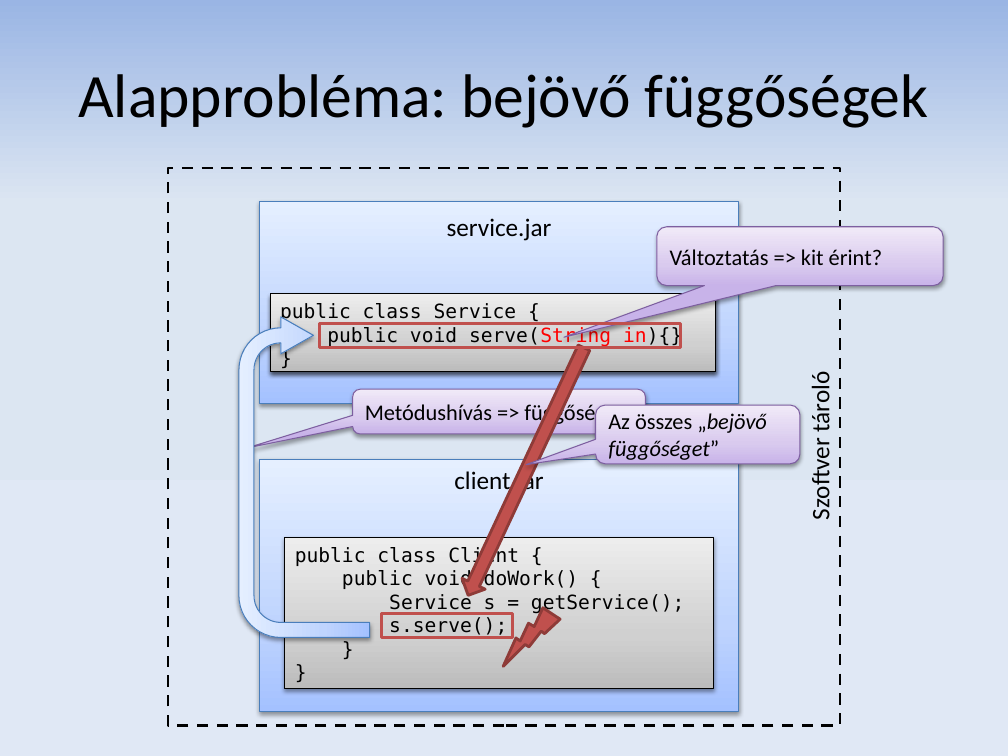
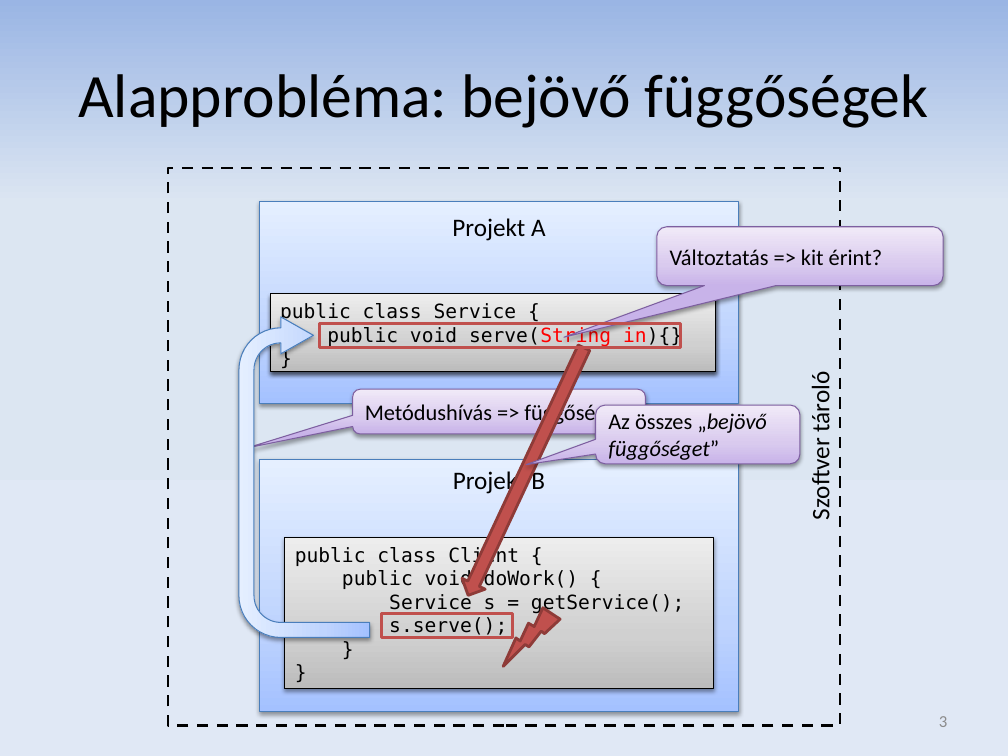
Before and after one commit to donat/incquery-deps, a slide deck: slide 3 of incquery-deps-documentation/presentation/tdk_pres_hu_v2.pptx. Drawn at 1008x756 pixels with LibreOffice and Linux fonts; fonts in the diff are those of the drawing. Boxes give left, top, right and bottom in pixels: in the first picture for what was removed or moved away, otherwise in the second. Text is boxed around its words. In the diff, an @@ line names an element or a change of style, - is before the commit and + after.

```diff
--- a/incquery-deps-documentation/presentation/tdk_pres_hu_v2.pptx
+++ b/incquery-deps-documentation/presentation/tdk_pres_hu_v2.pptx
@@ text in rectangle at (452,218,546,241): text changed @@
-service.jar
+Projekt A
@@ text in rectangle at (453,469,545,496): text changed @@
-client.jar
+Projekt B
@@ page number added at (939,716,947,727), 12 pt, text #8C8C8C @@
+3
```
Also in this commit, not shown: 20 other slides changed.
